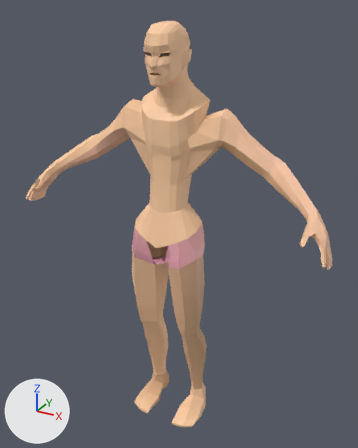
Renders of the FBX model Assets/Resources/Data/Game/Races/Human/Graphics/Player_Import/Human_Unity.fbx from each side of a commit.
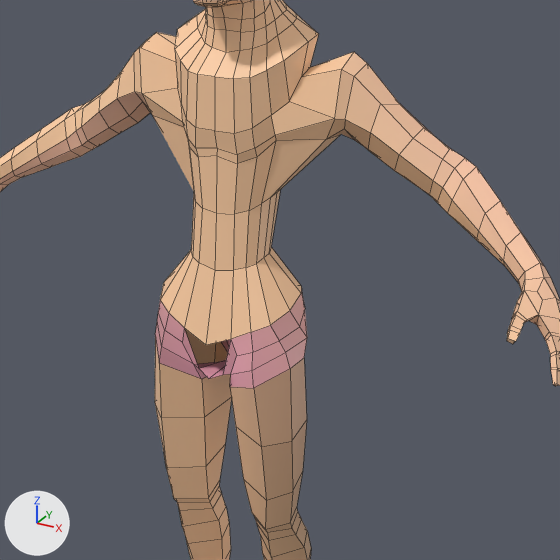
There are two pictures of each version: one whole from a camera (50 mm lens) standing at (0.992, -1.723, 1.886) and looking at (0.019, 0.047, 1.001), one close up on the part from 16% to 91% of the width and 19% to 78% of the height. The lights are fixed; the arrows at lower left show +X, +Y and +Z. Both versions are drawn at full value of the shape key 'Chest' of 'Player_Male'; the numbers are the values there. The close-ups show mesh edges as thin lines. Vertices at the same position are counted once.

In view in the first close-up: 'Player_Male'.
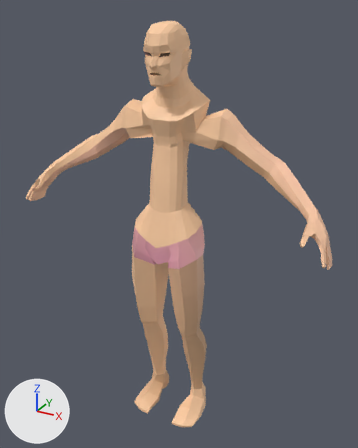
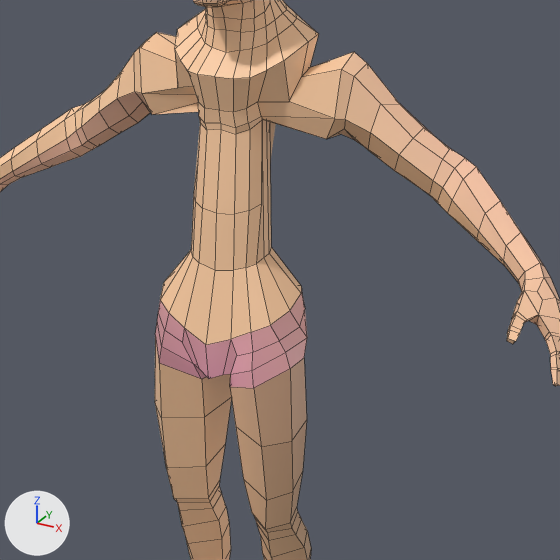
Where the change shows, as pixel boxes [x1, y1, x2, y2] in the close-ups (560 x 560 px; the box of a moved part takes in the faces that stretch with it):
part 1 of me_mesh, moved or reshaped
    before: [142, 51, 341, 263]
    after: [142, 51, 334, 263]
part 2 of me_mesh, added (pink)
    after: [185, 329, 231, 379]

What changed in the scene script:
```text
Change me_mesh:
    used by ob_player_male; location = (0.0, 0.0, 0.0); rotation_euler = (1.571, 0.0, 0.0), in degrees (90, 0, 0); scale = (0.01, 0.01, 0.01)
    verts and faces of me_mesh; kept vertices keep their numbers, new ones are numbered from 989
    before: 13 (0.0, 95.0, 12.0) at pixel (205, 344), 15 (0.0, 87.0, 11.0) at pixel (208, 378), 55 (5.0, 97.0, 11.0) at pixel (230, 339), 421 (3.0, 88.0, 10.0) at pixel (222, 374), 483 (-5.0, 97.0, 11.0) at pixel (184, 327)
    before: 825 (-3.0, 88.0, 10.0) at pixel (198, 368)
    remove me_mesh.from_pydata(...)  # 989 vertices, 996 faces; spans x -71.0..71.0, y 0.0..184.0, z -15.0..15.0
    add me_mesh.from_pydata(...)  # 990 vertices, 998 faces; spans x -71.0..71.0, y 0.0..184.0, z -15.0..15.0
    me_mesh part 1
    36 vertices move from x -10.0..10.0, y 124.0..141.0, z -11.0..7.0 to x -8.0..6.0, y 137.0..144.0, z -9.0..4.0
    me_mesh part 2
    add verts[989] = (0.0, 95.0, 12.0)  # pixel (205, 344)
    add faces += [(13, 989, 15, 421, 55), (13, 483, 825, 15, 989)]
```
